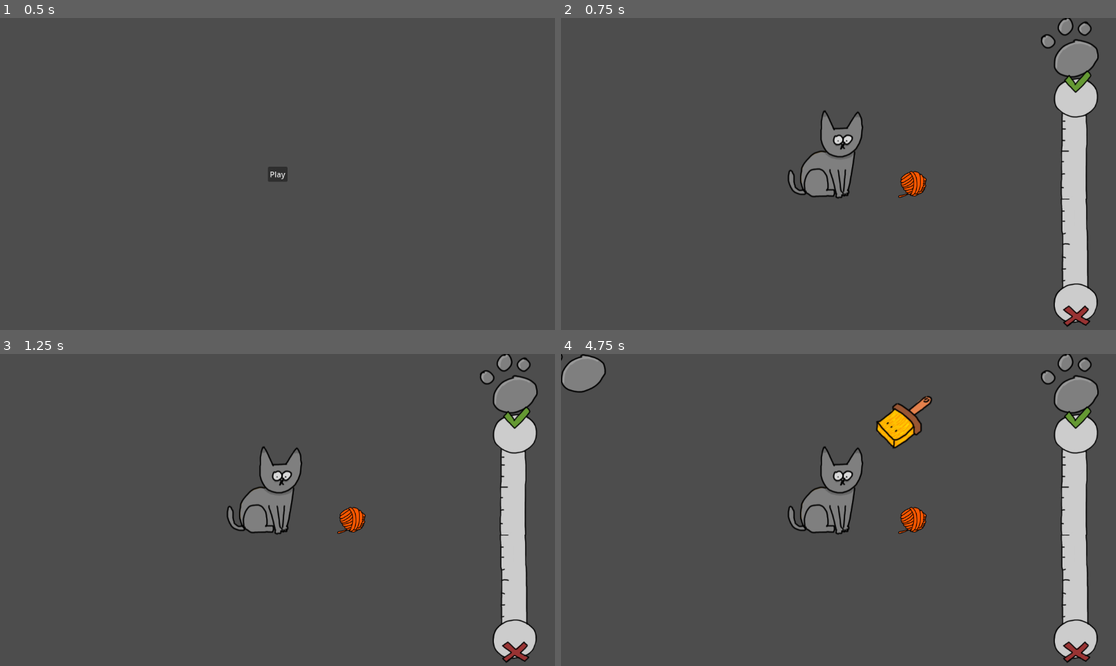
Above: before the commit, frames 1-4 (two rows, left to right).
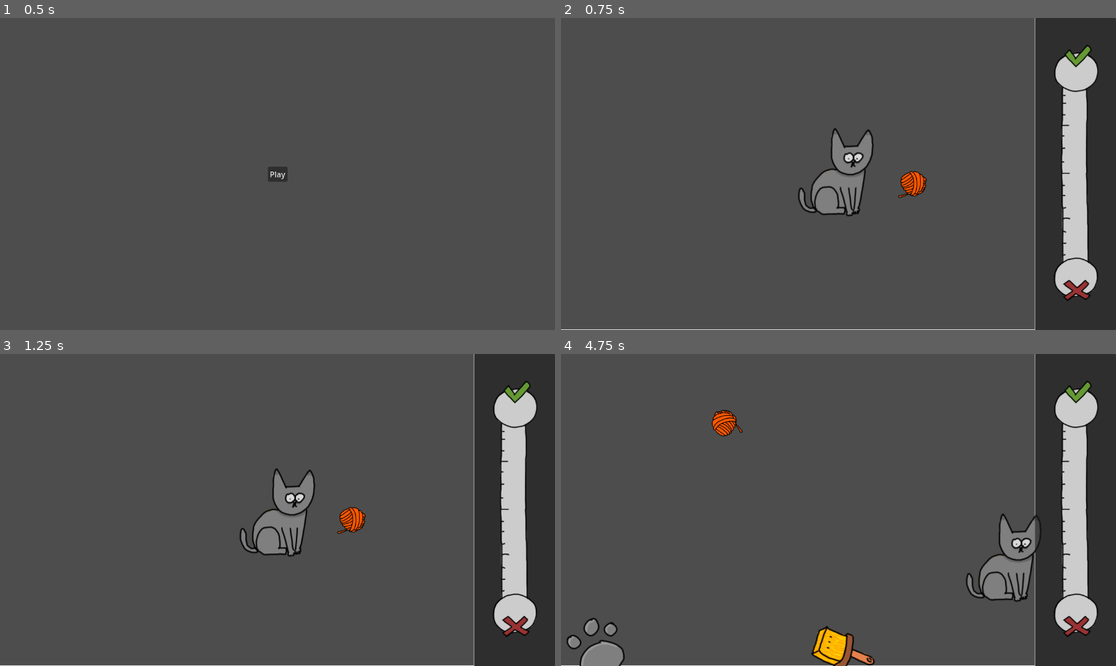
Above: after the commit, the same moments.

Repository: jiexdrop/purrfection
Game: Godot game, scene res://scenes/init.tscn
Two runs of this game, one before a commit and one after it. Both use one fixed random seed, a clock stepped at 60 frames per second and the inputs below.
Inputs (mouse positions are in pixels of both pictures, inside the frame that each line leads up to):
- Up to frame 1 (0.5 s): no input
- Up to frame 2 (0.75 s): click "Play" at 0.5 s
- Up to frame 3 (1.25 s): no input
- Up to frame 4 (4.75 s): move the mouse to (960, 494) at 1.27 s; click (960, 494) at 1.42 s; drag from (727, 525) to (1071, 385) at 2.02 s; move the mouse to (894, 441) at 2.77 s; click (894, 441) at 2.92 s; drag from (810, 572) to (905, 419) at 3.52 s; move the mouse to (1005, 556) at 4.27 s; click (1005, 556) at 4.42 s

Frame 1 is identical in both runs. In frame 2, 14% of the frame differs, in the area x 0-100%, y 0-100%; in frame 3, 15%; in frame 4, 20%.

Commit message:
before bomb mechanic

Diff:
--- a/project.godot
+++ b/project.godot
@@ -24,6 +24,7 @@
 
 Ball=""
 Box=""
+Character=""
 
 [rendering]
 
--- a/scenes/levels/ball.gd
+++ b/scenes/levels/ball.gd
@@ -18,10 +18,9 @@
 	physics_material_override.friction = 0.2
 	contact_monitor = true
 	max_contacts_reported = 4
-	SignalBus.brush.connect(_brush)
 
-func _brush(val):
-	if val:
+func _process(delta: float) -> void:
+	if Global.brush > 0:
 		sprite.texture = paint_texture
 	else:
 		sprite.texture = original_texture
@@ -29,7 +28,6 @@
 func _physics_process(delta):
 	# Check if the ball is moving too slowly (potentially stuck)
 	if linear_velocity.length() < min_velocity and linear_velocity.length() > 0:
-		# Add a random impulse to unstick
 		var random_angle = randf_range(0, 2 * PI)
 		var unstick_impulse = Vector2(cos(random_angle), sin(random_angle)) * unstick_force
 		apply_central_impulse(unstick_impulse)
@@ -40,10 +38,8 @@
 
 	# Add some fun effects on collision
 	for body in get_colliding_bodies():
-		if body.is_in_group("Box"):
-			SignalBus.brush.emit(false)
-			Global.brush = false
-		if body:
+		# Check if the body is still valid (not being freed)
+		if is_instance_valid(body) and not body.is_queued_for_deletion():
 			# Increase velocity on bounce
 			linear_velocity *= bounce_factor
 
--- a/scenes/levels/character.gd
+++ b/scenes/levels/character.gd
@@ -1,9 +1,7 @@
-extends CharacterBody2D
+extends RigidBody2D
 
 @onready var cat: Sprite2D = $Cat
 
-var dragging: bool = false
-var offset: Vector2 = Vector2.ZERO
 var push_force: float = 100.0
 var original_texture = preload("res://images/cat.png")
 var cat_paw = preload("res://images/cat_paw.png")
@@ -11,41 +9,44 @@
 @onready var paw_timer: Timer = $PawTimer
 
 func _ready():
+	# Configure RigidBody2D properties
+	gravity_scale = 0  # Disable gravity
+	lock_rotation = true  # Prevent rotation
+	contact_monitor = true  # Enable collision monitoring
+	max_contacts_reported = 4  # Number of simultaneous contacts to report
+
+	# Set up collision layers
 	set_collision_layer_value(1, true)
 	set_collision_mask_value(1, true)
+
+	# Timer setup
 	paw_timer.wait_time = 0.125
 	paw_timer.one_shot = true
 
-func _input(event):
-	if event is InputEventMouseButton and event.button_index == MOUSE_BUTTON_LEFT:
-		if event.pressed:
-			if cat.get_rect().has_point(cat.to_local(event.position)):
-				dragging = !dragging
-				offset = cat.global_position - event.global_position
+func _physics_process(delta):
+	var target_position = get_global_mouse_position()
+	var movement_vector = target_position - global_position
 
-func _physics_process(delta):
-	if dragging:
-		var target_position = get_global_mouse_position() + offset
-		var movement_vector = target_position - global_position
+	# Handle sprite flipping
+	if cat.texture == original_texture:
+		if movement_vector.x < 0:
+			cat.scale.x = -1
+		elif movement_vector.x > 0:
+			cat.scale.x = 1
 
-		# Only flip the sprite if we're not showing the paw texture
-		if cat.texture == original_texture:
-			if movement_vector.x < 0:
-				cat.scale.x = -1
-			elif movement_vector.x > 0:
-				cat.scale.x = 1
+	# Move towards mouse position
+	linear_velocity = movement_vector * 10  # Adjust this multiplier to control movement speed
 
-		velocity = movement_vector * 1000 * delta
-		move_and_slide()
-
-		for i in get_slide_collision_count():
-			var collision = get_slide_collision(i)
-			var collider = collision.get_collider()
-
+func _integrate_forces(state):
+	# Handle collisions
+	if state.get_contact_count() > 0:
+		for i in state.get_contact_count():
+			var collider = state.get_contact_collider_object(i)
 			if collider is RigidBody2D:
 				cat.texture = cat_paw
 				paw_timer.start()
-				collider.apply_central_impulse(-collision.get_normal() * push_force)
+				var collision_normal = state.get_contact_local_normal(i)
+				collider.apply_central_impulse(-collision_normal * push_force)
 
 func _on_paw_timer_timeout() -> void:
 	cat.texture = original_texture
--- a/scenes/levels/level1.tscn
+++ b/scenes/levels/level1.tscn
@@ -17,8 +17,11 @@
 [sub_resource type="RectangleShape2D" id="RectangleShape2D_qfjd5"]
 size = Vector2(140, 140)
 
-[sub_resource type="CircleShape2D" id="CircleShape2D_pcevb"]
-radius = 73.0274
+[sub_resource type="CircleShape2D" id="CircleShape2D_cc8xd"]
+radius = 52.0096
+
+[sub_resource type="CircleShape2D" id="CircleShape2D_c427v"]
+radius = 34.0588
 
 [sub_resource type="RectangleShape2D" id="RectangleShape2D_w8ldn"]
 size = Vector2(1356, 48.25)
@@ -31,11 +34,11 @@
 
 [node name="Level1" type="Node2D"]
 script = ExtResource("1_rhja8")
-box_scene = ExtResource("4_p52dg")
+spawner_scene = ExtResource("4_p52dg")
 spawn_width = 984.0
 
 [node name="Paw" type="Area2D" parent="."]
-position = Vector2(1055, 63)
+position = Vector2(1065, -120)
 
 [node name="Sprite2D" type="Sprite2D" parent="Paw"]
 texture = ExtResource("4_6tub0")
@@ -47,20 +50,22 @@
 [node name="Ball" parent="." instance=ExtResource("4_bobhk")]
 position = Vector2(737, 343)
 
-[node name="Character" type="CharacterBody2D" parent="."]
+[node name="Character" type="RigidBody2D" parent="." groups=["Character"]]
 position = Vector2(549, 278)
-platform_floor_layers = 4294967040
-platform_wall_layers = 1
 script = ExtResource("2_aewes")
 
 [node name="Cat" type="Sprite2D" parent="Character"]
 texture = ExtResource("3_s3vdj")
 
-[node name="CollisionShape2D" type="CollisionShape2D" parent="Character"]
-position = Vector2(6, 23)
-shape = SubResource("CircleShape2D_pcevb")
+[node name="PawTimer" type="Timer" parent="Character"]
 
-[node name="PawTimer" type="Timer" parent="Character"]
+[node name="CollisionShape2D2" type="CollisionShape2D" parent="Character"]
+position = Vector2(3, 48)
+shape = SubResource("CircleShape2D_cc8xd")
+
+[node name="CollisionShape2D3" type="CollisionShape2D" parent="Character"]
+position = Vector2(31, -20)
+shape = SubResource("CircleShape2D_c427v")
 
 [node name="StaticBody2D" type="StaticBody2D" parent="."]
 position = Vector2(201, -49)
@@ -83,46 +88,43 @@
 
 [node name="CanvasLayer" type="CanvasLayer" parent="."]
 
-[node name="Control" type="Control" parent="CanvasLayer"]
-layout_mode = 3
-anchors_preset = 15
+[node name="Panel" type="Panel" parent="CanvasLayer"]
+custom_minimum_size = Vector2(168, 0)
+anchors_preset = 11
+anchor_left = 1.0
 anchor_right = 1.0
 anchor_bottom = 1.0
-grow_horizontal = 2
+grow_horizontal = 0
 grow_vertical = 2
 
-[node name="Control" type="Control" parent="CanvasLayer/Control"]
-layout_mode = 1
-anchors_preset = 6
-anchor_left = 1.0
-anchor_top = 0.5
-anchor_right = 1.0
-anchor_bottom = 0.5
-offset_left = -75.0
-offset_top = 35.0
-offset_right = -75.0
-offset_bottom = 35.0
-grow_horizontal = 0
-grow_vertical = 2
-scale = Vector2(0.8, 0.8)
-
-[node name="VBoxContainer" type="VBoxContainer" parent="CanvasLayer/Control/Control"]
+[node name="Control" type="Control" parent="CanvasLayer/Panel"]
 layout_mode = 1
 anchors_preset = 8
 anchor_left = 0.5
 anchor_top = 0.5
 anchor_right = 0.5
 anchor_bottom = 0.5
-offset_left = -132.5
-offset_top = -343.75
-offset_right = 107.5
-offset_bottom = 391.25
+grow_horizontal = 2
+grow_vertical = 2
+scale = Vector2(0.8, 0.8)
+
+[node name="VBoxContainer" type="VBoxContainer" parent="CanvasLayer/Panel/Control"]
+layout_mode = 1
+anchors_preset = 8
+anchor_left = 0.5
+anchor_top = 0.5
+anchor_right = 0.5
+anchor_bottom = 0.5
+offset_left = -120.0
+offset_top = -367.5
+offset_right = 120.0
+offset_bottom = 367.5
 grow_horizontal = 2
 grow_vertical = 2
 theme_override_constants/separation = -1
 alignment = 2
 
-[node name="Thermometer_R" type="TextureProgressBar" parent="CanvasLayer/Control/Control/VBoxContainer"]
+[node name="Thermometer_R" type="TextureProgressBar" parent="CanvasLayer/Panel/Control/VBoxContainer"]
 layout_mode = 2
 size_flags_horizontal = 4
 size_flags_vertical = 4
@@ -135,7 +137,7 @@
 script = ExtResource("11_m5gww")
 right = true
 
-[node name="Thermometer_W" type="TextureProgressBar" parent="CanvasLayer/Control/Control/VBoxContainer"]
+[node name="Thermometer_W" type="TextureProgressBar" parent="CanvasLayer/Panel/Control/VBoxContainer"]
 clip_contents = true
 layout_mode = 2
 allow_greater = true
--- a/scenes/levels/level_1.gd
+++ b/scenes/levels/level_1.gd
@@ -1,18 +1,25 @@
 extends Node2D
 
-# Preload the box scene
-@export var box_scene: PackedScene
+@export var spawner_scene: PackedScene  # Add this to reference your spawner scene
 
-# Define spawn area parameters
 @export var spawn_width: float = 1152.0
 @export var spawn_height: float = 648.0
-@export var spawn_interval: float = 2  # Seconds between spawns
+@export var spawn_interval: float = 2
 var spawn_timer: float = 0.0
 
+# Add these variables for collision checking
+@export var check_radius: float = 32.0  # Adjust based on your needs
+var collision_shape: CollisionShape2D
+
 func _ready():
-	# Verify the box scene is assigned
-	if not box_scene:
+	if not spawner_scene:
 		print("Please assign a box scene in the inspector!")
+
+	# Create a temporary collision shape for checking
+	collision_shape = CollisionShape2D.new()
+	var shape = CircleShape2D.new()
+	shape.radius = check_radius
+	collision_shape.shape = shape
 
 func _process(delta):
 	spawn_timer += delta
@@ -20,19 +27,41 @@
 		spawn_random_box()
 		spawn_timer = 0.0
 
+func is_position_clear(pos: Vector2) -> bool:
+	# Create a temporary physics check
+	var space_state = get_world_2d().direct_space_state
+	var query = PhysicsShapeQueryParameters2D.new()
+	query.shape = collision_shape.shape
+	query.transform = Transform2D(0, pos)
+
+	var results = space_state.intersect_shape(query)
+	return results.is_empty()
+
+func get_valid_spawn_position() -> Vector2:
+	var max_attempts = 10  # Prevent infinite loops
+	var attempts = 0
+
+	while attempts < max_attempts:
+		var random_x = randf_range(0, spawn_width)
+		var random_y = randf_range(0, spawn_height)
+		var test_pos = Vector2(random_x, random_y)
+
+		if is_position_clear(test_pos):
+			return test_pos
+
+		attempts += 1
+
+	return Vector2.ZERO  # Return default position if no valid position found
+
 func spawn_random_box():
-	if not box_scene:
+	if not spawner_scene:
 		return
 
-	# Instance the box scene
-	var box = box_scene.instantiate()
+	var spawn_pos = get_valid_spawn_position()
+	if spawn_pos != Vector2.ZERO:
+		var spawner = spawner_scene.instantiate()
+		spawner.position = spawn_pos
+		add_child(spawner)
 
-	# Calculate random position within spawn area
-	var random_x = randf_range(0, spawn_width)
-	var random_y = randf_range(0, spawn_height)
-
-	# Set the position
-	box.position = Vector2(random_x, random_y)
-
-	# Add the box to the scene tree
-	add_child(box)
+func _draw():
+	draw_rect(Rect2(Vector2.ZERO, Vector2(spawn_width, spawn_height)), Color.WHITE, false)
--- a/scenes/objects/box.gd
+++ b/scenes/objects/box.gd
@@ -68,8 +68,9 @@
 		hits += 1
 		hit_timer.start()
 
-		if Global.brush:
+		if Global.brush > 0:
 			right = true
+			Global.brush -= 1
 
 		if hits >= 3:
 			if right:
--- a/scenes/objects/box.tscn
+++ b/scenes/objects/box.tscn
@@ -7,6 +7,7 @@
 size = Vector2(127, 108)
 
 [node name="Box" type="RigidBody2D" groups=["Box"]]
+mass = 10.0
 gravity_scale = 0.0
 script = ExtResource("1_v8o5c")
 
--- a/scenes/objects/brush.gd
+++ b/scenes/objects/brush.gd
@@ -1,18 +1,37 @@
-extends Area2D
+extends RigidBody2D
 
+var being_collected = false
+var float_speed = 100
+var fade_speed = 2
 
 # Called when the node enters the scene tree for the first time.
 func _ready() -> void:
-	pass # Replace with function body.
-
+	contact_monitor = true
+	max_contacts_reported = 4
 
 # Called every frame. 'delta' is the elapsed time since the previous frame.
 func _process(delta: float) -> void:
-	pass
+	if being_collected:
+		# Move upward
+		position.y -= float_speed * delta
 
+		# Fade out
+		modulate.a -= fade_speed * delta
 
-func _on_body_entered(body: Node2D) -> void:
-	if body.is_in_group("Ball"):
-		SignalBus.brush.emit(true)
-		Global.brush = true
-		queue_free()
+		# Once fully transparent, remove the node
+		if modulate.a <= 0:
+			queue_free()
+
+func _physics_process(delta: float) -> void:
+	if not being_collected:  # Only check collisions if not already being collected
+		for body in get_colliding_bodies():
+			if body.is_in_group("Character"):
+				collect()
+
+func collect() -> void:
+	being_collected = true
+	Global.brush += 1
+	# Disable physics while animating
+	freeze = true
+	collision_layer = 0
+	collision_mask = 0
--- a/scenes/objects/brush.tscn
+++ b/scenes/objects/brush.tscn
@@ -1,19 +1,25 @@
-[gd_scene load_steps=4 format=3 uid="uid://c3enwiffuabpt"]
+[gd_scene load_steps=5 format=3 uid="uid://c3enwiffuabpt"]
 
 [ext_resource type="Texture2D" uid="uid://csq6d6lpbdt8e" path="res://images/brush.png" id="1_qmkok"]
 [ext_resource type="Script" path="res://scenes/objects/brush.gd" id="1_v4dm5"]
 
-[sub_resource type="RectangleShape2D" id="RectangleShape2D_qfjd5"]
-size = Vector2(140, 140)
+[sub_resource type="RectangleShape2D" id="RectangleShape2D_quj0b"]
+size = Vector2(53.8961, 21)
 
-[node name="Brush" type="Area2D"]
+[sub_resource type="CircleShape2D" id="CircleShape2D_n3vl5"]
+radius = 40.0125
+
+[node name="Brush" type="RigidBody2D"]
 script = ExtResource("1_v4dm5")
 
 [node name="Sprite2D" type="Sprite2D" parent="."]
 texture = ExtResource("1_qmkok")
 
+[node name="CollisionShape2D2" type="CollisionShape2D" parent="."]
+position = Vector2(31.2187, -31.7022)
+rotation = -0.709793
+shape = SubResource("RectangleShape2D_quj0b")
+
 [node name="CollisionShape2D" type="CollisionShape2D" parent="."]
-position = Vector2(0, -1)
-shape = SubResource("RectangleShape2D_qfjd5")
-
-[connection signal="body_entered" from="." to="." method="_on_body_entered"]
+position = Vector2(-15, 11)
+shape = SubResource("CircleShape2D_n3vl5")
--- a/scenes/objects/thermometer.gd
+++ b/scenes/objects/thermometer.gd
@@ -1,14 +1,16 @@
 extends TextureProgressBar
 
-
 @export var right = false
+var tween: Tween
 
 func _ready():
+	tween = create_tween()
 	if right:
 		SignalBus.update_right.connect(update_progress)
 	else:
 		SignalBus.update_wrong.connect(update_progress)
 
 func update_progress(progress_value):
-	# Update the value and fill mode based on the new progress
-	value = value + progress_value
+	tween.stop()  # Stop any previous tween
+	tween = create_tween()
+	tween.tween_property(self, "value", value + progress_value, 0.5).set_trans(Tween.TRANS_QUAD).set_ease(Tween.EASE_OUT)
--- a/scripts/global.gd
+++ b/scripts/global.gd
@@ -1,3 +1,3 @@
 extends Node
 
-var brush = false
+var brush = 0
--- a/scripts/signal_bus.gd
+++ b/scripts/signal_bus.gd
@@ -2,5 +2,3 @@
 
 signal update_right(val)
 signal update_wrong(val)
-
-signal brush(val)
Not shown: 1 places in scenes/levels/level1.tscn that only renumber resources
